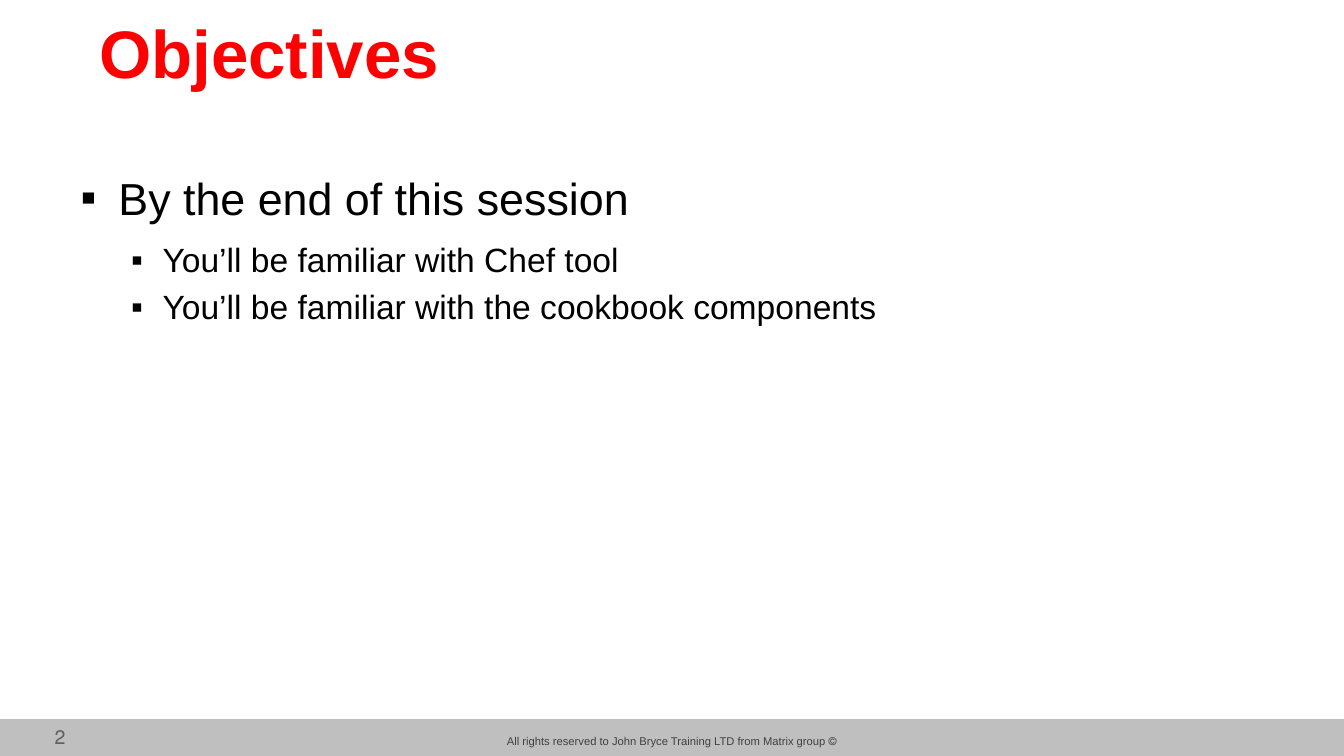
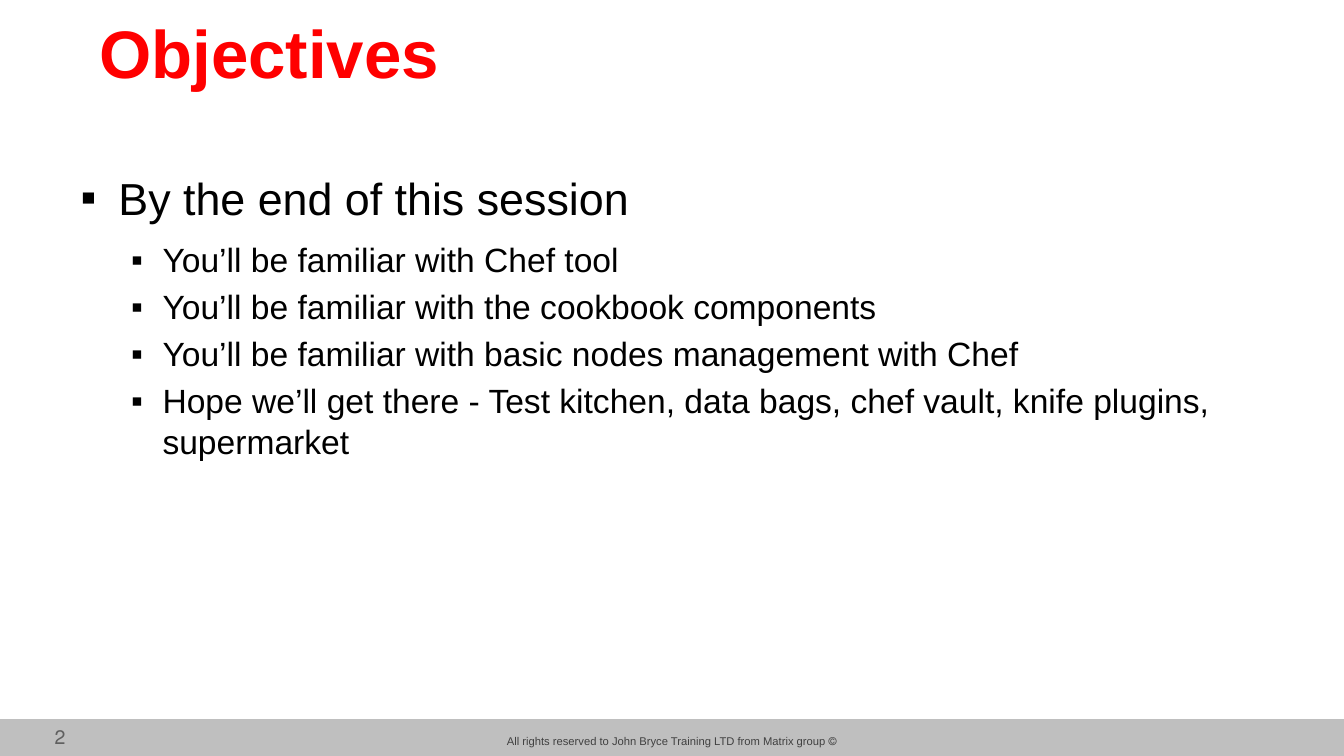
Before and after one commit to nashpaz/chefJB, a slide deck: slide 2 of Chef 040217.pptx. Drawn at 1344x756 pixels with LibreOffice and Linux fonts; fonts in the diff are those of the drawing; background and template pictures are left out. Boxes give left, top, right and bottom in pixels: in the first picture for what was removed or moved away, otherwise in the second. Text is boxed around its words. In the diff, an @@ line names an element or a change of style, - is before the commit and + after.

Commit message:
2nd

```diff
--- a/Chef 040217.pptx
+++ b/Chef 040217.pptx
@@ text at (163, 341, 1209, 460): paragraphs added @@
+  ▪ You’ll be familiar with basic nodes management with Chef
+  ▪ Hope we’ll get there - Test kitchen, data bags, chef vault, knife plugins, supermarket
```
Also in this commit, not shown: 1 other slide changed, 1 slide removed.
